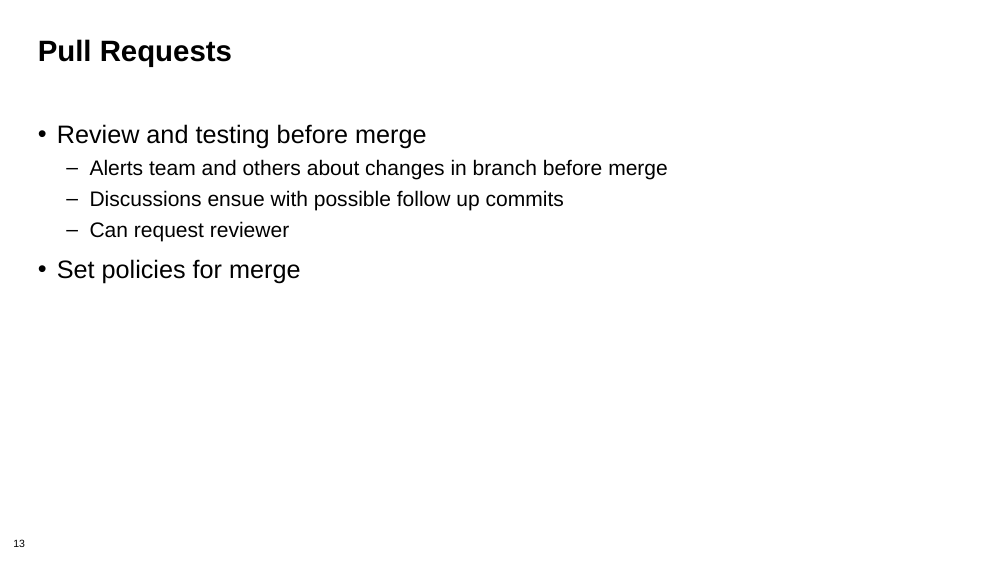
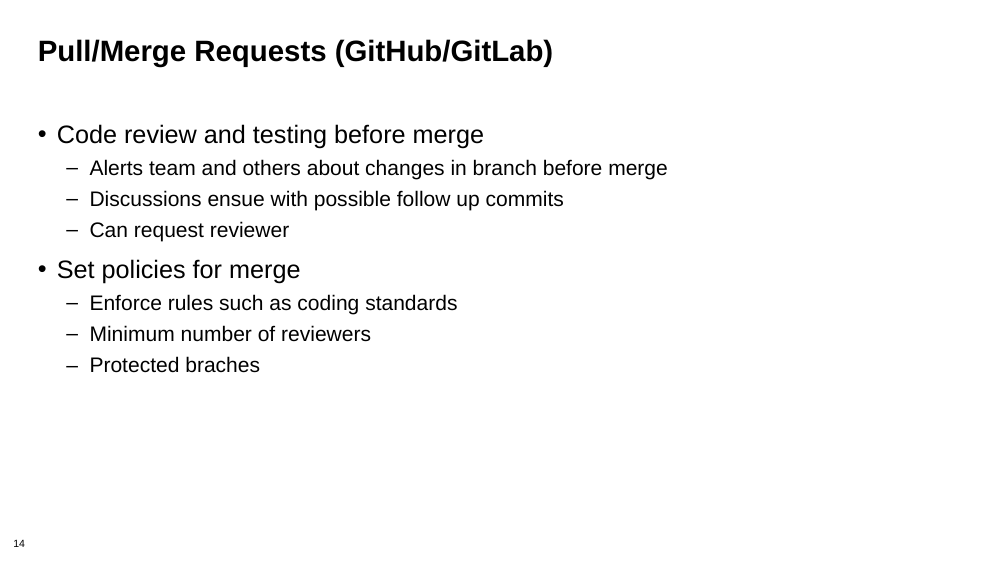
Before and after one commit to bssw-tutorial/presentations, a slide deck: slide 14 of git-workflows.pptx (slide 13 before the commit). Drawn at 1008x567 pixels with LibreOffice and Linux fonts; fonts in the diff are those of the drawing; background and template pictures are left out. Boxes give left, top, right and bottom in pixels: in the first picture for what was removed or moved away, otherwise in the second. Text is boxed around its words. In the diff, an @@ line names an element or a change of style, - is before the commit and + after.

```diff
--- a/git-workflows.pptx
+++ b/git-workflows.pptx
@@ title at box(38, 39, 554, 67): text changed @@
-Pull Requests
+Pull/Merge Requests (GitHub/GitLab)
@@ text at box(57, 124, 484, 149): text changed @@
-• Review and testing before merge
+• Code review and testing before merge
@@ text at box(90, 294, 457, 373): paragraphs added @@
+  – Enforce rules such as coding standards
+  – Minimum number of reviewers
+  – Protected braches
@@ page number at box(13, 539, 25, 547): text changed @@
-13
+14
```
Also in this commit, not shown: 8 other slides changed, 2 slides added, 1 other file.
